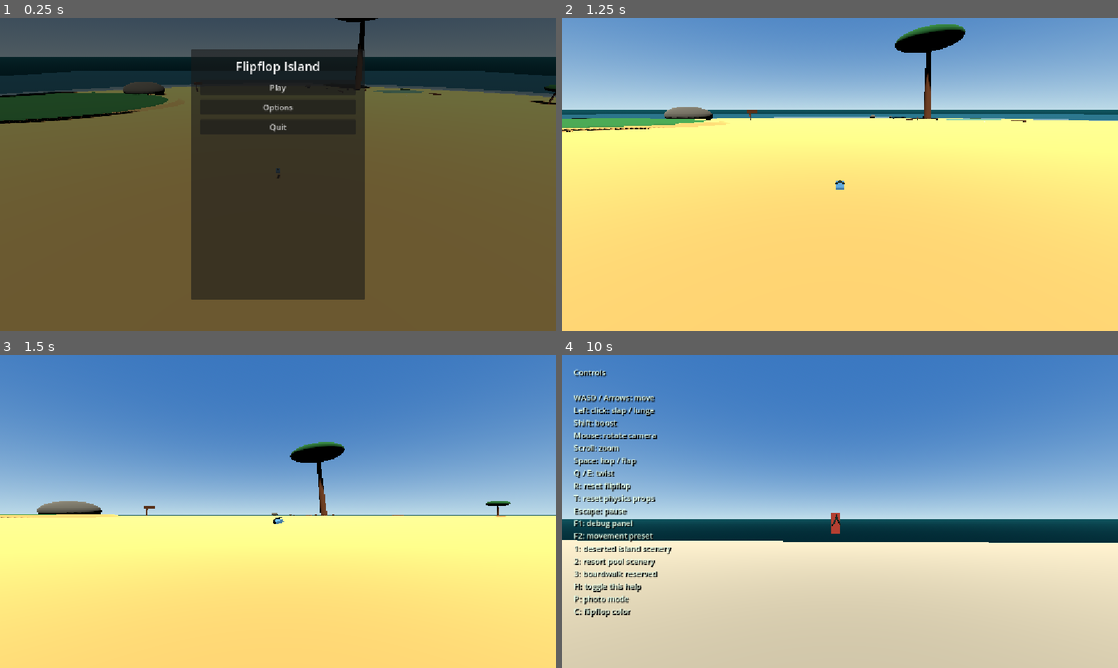
Above: before the commit, frames 1-4 (two rows, left to right).
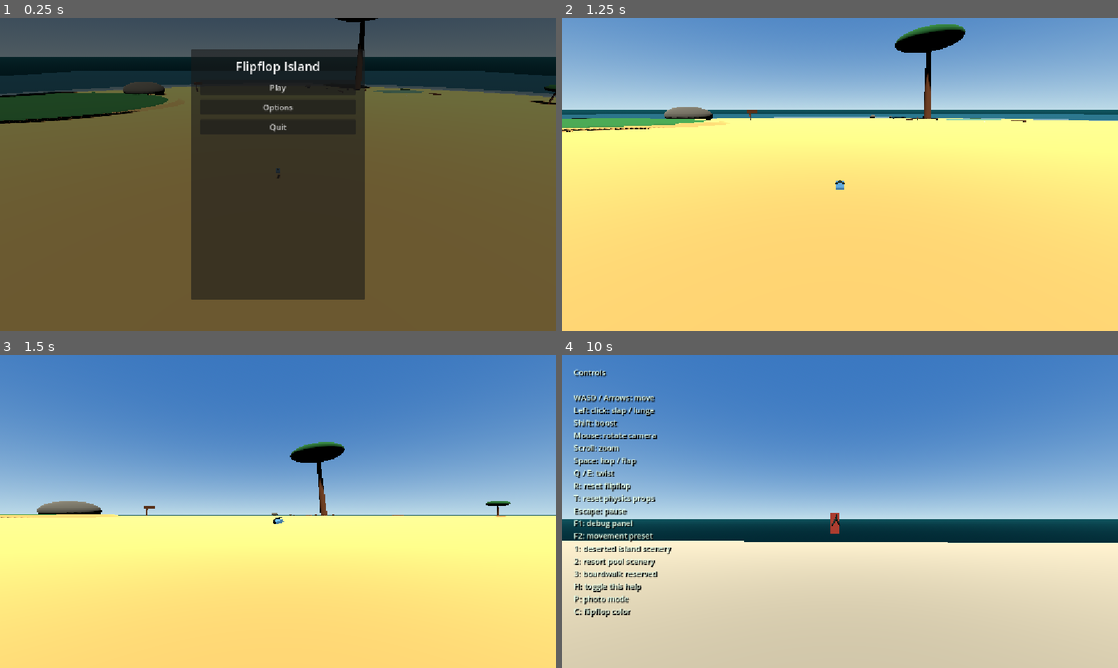
Above: after the commit, the same moments.

Repository: MikeRubio/FlipflopIsland
Game: Godot game, scene res://scenes/main/Main3D.tscn
The game is run twice, just before and just after one commit, with the same random seed, the same clock (stepped at 60 frames per second) and the same inputs.
Inputs (mouse positions are in pixels of both pictures, inside the frame that each line leads up to):
- Up to frame 1 (0.25 s): no input
- Up to frame 2 (1.25 s): click "Play" at 0.5 s
- Up to frame 3 (1.5 s): move the mouse to (305, 511) at 1.27 s; hold W from 1.28 s (still down); hold Shift from 1.28 s (still down); click (305, 511) at 1.42 s
- Up to frame 4 (10 s): tap Space at 1.52, 1.82, 2.27, 2.57, 3.77, 4.07, 4.52, 4.82, 5.27, 5.57, 6.77, 7.07, 7.52, 7.82, 8.27, 8.57, 9.77 s; move the mouse to (812, 511) at 2.02 s; release Shift at 2.03 s; tap Shift at 2.1, 3.05, 3.8, 4.55, 5.3, 6.8, 8.3, 9.8 s; click (812, 511) at 2.17 s; move the mouse to (851, 505) at 2.77 s; hold Q 2.78-3.53 s; click (851, 505) at 2.92 s; move the mouse to (834, 517) at 3.52 s; tap E at 3.6 s; click (834, 517) at 3.67 s; move the mouse to (878, 514) at 4.27 s; hold R 4.28-5.03 s; click (878, 514) at 4.42 s; move the mouse to (795, 508) at 5.02 s; tap C at 5.1 s; click (795, 508) at 5.17 s; move the mouse to (845, 511) at 5.77 s; hold Shift 5.78-6.53 s; tap 1 at 5.85 s; click (845, 511) at 5.92 s; move the mouse to (817, 505) at 6.52 s; release W at 6.53 s; hold D 6.53-7.28 s; tap 2 at 6.6 s; click (817, 505) at 6.67 s; move the mouse to (867, 511) at 7.27 s; hold Shift 7.28-8.03 s; hold W 7.28-9.53 s; tap 3 at 7.35 s; click (867, 511) at 7.42 s; move the mouse to (812, 511) at 8.02 s; tap P at 8.1 s; click (812, 511) at 8.17 s; tap Enter at 8.75 s; move the mouse to (851, 505) at 8.77 s; hold Shift 8.78-9.53 s; tap H at 8.85 s; click (851, 505) at 8.92 s; move the mouse to (834, 517) at 9.52 s; hold A from 9.53 s (still down); tap T at 9.6 s; click (834, 517) at 9.67 s

Frames 1-3 are identical in both runs. In frame 4, less than 0.1% of the frame differs, in the area x 0-77%, y 50-60%.

Commit message:
controls improvement

Diff:
--- a/scripts/camera/camera_follow_3d.gd
+++ b/scripts/camera/camera_follow_3d.gd
@@ -231,4 +231,6 @@
 		or Input.is_key_pressed(KEY_E)
 		or Input.is_key_pressed(KEY_R)
 		or Input.is_key_pressed(KEY_C)
+		or Input.is_key_pressed(KEY_SHIFT)
+		or Input.is_mouse_button_pressed(MOUSE_BUTTON_LEFT)
 	)
--- a/scripts/player/flipflop_player_3d.gd
+++ b/scripts/player/flipflop_player_3d.gd
@@ -508,6 +508,25 @@
 	var camera := get_viewport().get_camera_3d()
 
 	if camera != null:
+		if camera.has_method("get_camera_yaw_axes"):
+			var axes_value: Variant = camera.call("get_camera_yaw_axes")
+			if axes_value is Dictionary:
+				var axes: Dictionary = axes_value
+				var forward_value: Variant = axes.get("forward", Vector3.ZERO)
+				var right_value: Variant = axes.get("right", Vector3.ZERO)
+
+				if forward_value is Vector3 and right_value is Vector3:
+					var yaw_forward: Vector3 = forward_value
+					var yaw_right: Vector3 = right_value
+					yaw_forward.y = 0.0
+					yaw_right.y = 0.0
+
+					if yaw_forward.length() > 0.001 and yaw_right.length() > 0.001:
+						return {
+							"forward": yaw_forward.normalized(),
+							"right": yaw_right.normalized(),
+						}
+
 		# Read the active Camera3D every physics frame. This keeps WASD tied to
 		# the current camera view instead of the tumbling flipflop rotation.
 		var camera_forward := -camera.global_transform.basis.z
@@ -1295,6 +1314,12 @@
 
 func recover_if_stuck_under_ground() -> void:
 	if _recovery_cooldown_timer > 0.0:
+		return
+
+	# Water zones handle their own drag, buoyancy, shore push, and soft reset.
+	# Running the sand unstuck helper while in water can cause jitter because
+	# the flipflop is allowed to sit slightly below the normal sand height.
+	if _is_in_water:
 		return
 
 	var minimum_safe_y := safe_ground_y - stuck_recovery_depth
--- a/scripts/props/simple_prop_3d.gd
+++ b/scripts/props/simple_prop_3d.gd
@@ -32,6 +32,10 @@
 @export var reset_position: Vector3 = Vector3.ZERO
 
 @export var nudge_impulse: float = 2.5
+
+# Left click is reserved for the player slap/lunge. Keep direct prop clicking
+# disabled by default so it does not mask whether slap collisions are working.
+@export var click_nudge_enabled: bool = false
 
 # Sound placeholder trigger. If a prop hits something above this speed, it asks
 # the ambience audio node to play the matching sound if one is assigned.
@@ -118,6 +122,9 @@
 	_normal: Vector3,
 	_shape_idx: int
 ) -> void:
+	if not click_nudge_enabled:
+		return
+
 	var mouse_event := event as InputEventMouseButton
 
 	if mouse_event == null or not mouse_event.pressed:
